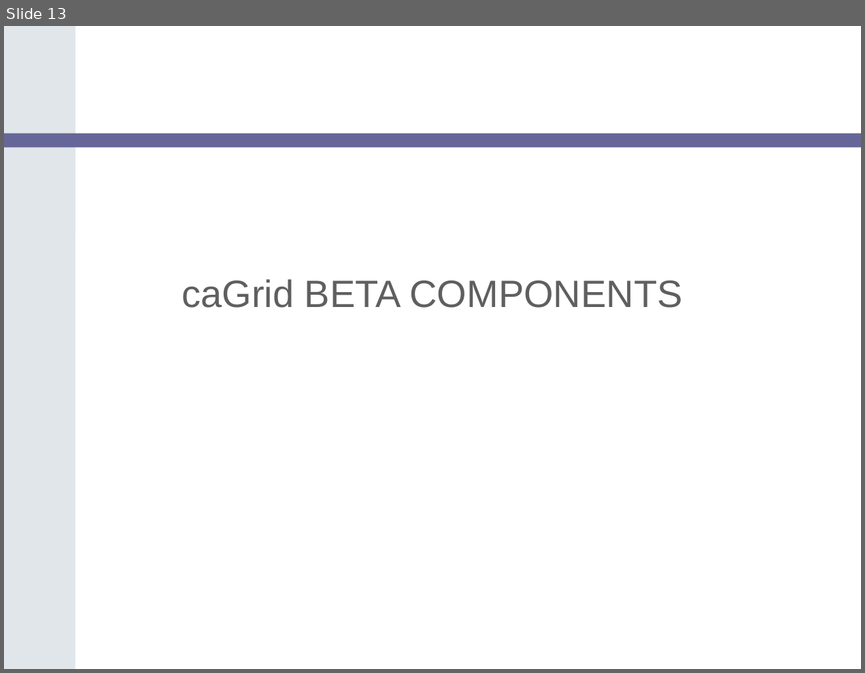
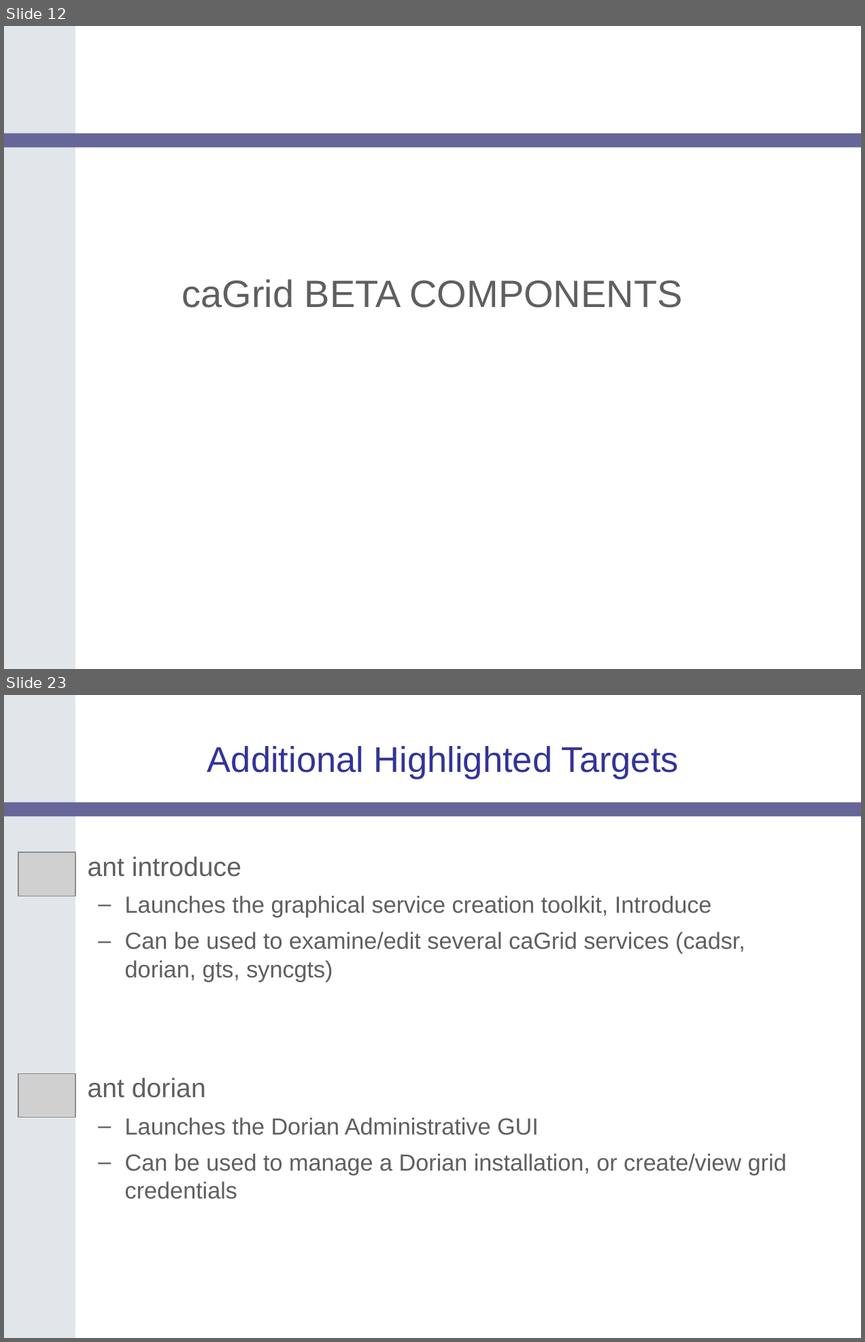
Before and after one commit to NCIP/cagrid-docs, a slide deck: presentations/200607_VCDE_ARCH/caGrid-1.0_Beta_Release.ppt. Shown one above the other, each under a label of ours: slide 13 before the commit, slides 12 and 23 after it; the slides between them are not shown. The pictures are 865x673 and 865x1342 pixels, drawn with LibreOffice and Linux fonts; fonts in the diff are those of the drawing; grey boxes stand for pictures; background and template pictures are left out. Boxes give left, top, right and bottom in pixels: in the first picture for what was removed or moved away, otherwise in the second. Text is boxed around its words. In the diff, an @@ line names an element or a change of style, - is before the commit and + after.

```diff
--- a/presentations/200607_VCDE_ARCH/caGrid-1.0_Beta_Release.ppt
+++ b/presentations/200607_VCDE_ARCH/caGrid-1.0_Beta_Release.ppt
@@ slide 23 added at [4,695,861,1338], background #FFFFFF; not listed: 2 template elements that a slide beside it also shows @@
@@ title added at [207,746,679,779], 30 pt, text #333399 @@
+Additional Highlighted Targets
@@ picture added at [18,852,76,896] @@
@@ text added at [88,856,745,981], 19.6 pt, text #5F5F5F @@
+• ant introduce
+  – Launches the graphical service creation toolkit, Introduce
+  – Can be used to examine/edit several caGrid services (cadsr, dorian, gts, syncgts)
@@ picture added at [18,1074,76,1117] @@
@@ text added at [88,1077,787,1199], 19.6 pt, text #5F5F5F @@
+• ant dorian
+  – Launches the Dorian Administrative GUI
+  – Can be used to manage a Dorian installation, or create/view grid credentials
@@ what was slide 13 is now slide 12 @@
```
Also in this commit, not shown: 5 slides changed, 11 other slides added, 1 slide removed.
